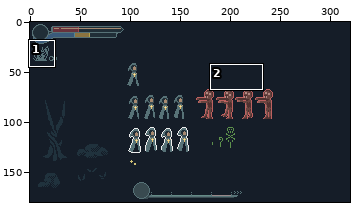
Edited in one commit: pixel-art file (Assets/Resources/Player/design.aseprite). Above, an overview of the earlier version with the close-up marked.
Close-up. The starting point:
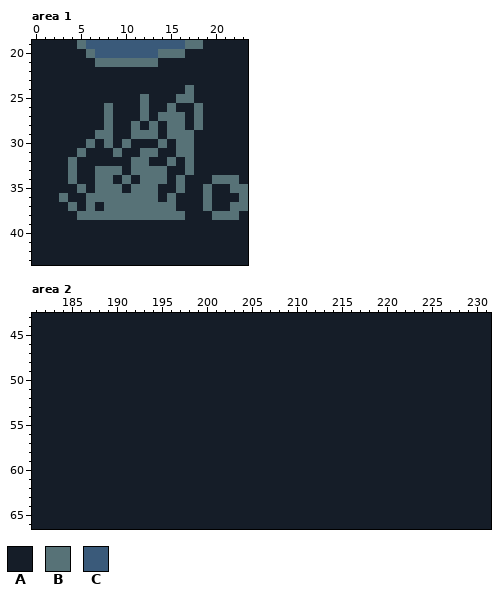
320x180 pixels, 1 frame. Shown: area 1: x 0..23, y 19..43; area 2: x 181..231, y 43..66. The commit also changed other parts of the picture, which this record leaves out.
Visible layers, top first: "Layer 9", "Layer 10", "Layer 8", "Layer 7", "Layer 6", "Layer 2", "Layer 5", "Layer 11", "Layer 4", "Layer 3", "Layer 1".
Palette (. is transparent): A #151d28  B #577277  C #3a5a7a
Pixels before, area 1, first column x 0:
19 AAAAABCCCCCCCCCCCBBAAAAA
20 AAAAAABCCCCCCCBBBAAAAAAA
21 AAAAAAABBBBBBBAAAAAAAAAA
22 AAAAAAAAAAAAAAAAAAAAAAAA
23 AAAAAAAAAAAAAAAAAAAAAAAA
24 AAAAAAAAAAAAAAAAABAAAAAA
25 AAAAAAAAAAAABAAABBAAAAAA
26 AAAAAAAABAAABAABAABAAAAA
27 AAAAAAAABAAABABBBABAAAAA
28 AAAAAAAABAABABABBABAAAAA
29 AAAAAAABBAABBBABBBAAAAAA
30 AAAAAABABABAAABABBAAAAAA
31 AAAAABAAABAABBAABBAAAAAA
32 AAAABAAAAAABBAABABAAAAAA
33 AAAABAABBBABBBBAABAAAAAA
34 AAAABAABBABABBBABAAABBBA
35 AAAAABABBBABBBAABAABAABB
36 AAABAABBBBBBBBABAAABAAAB
37 AAAABABABBBBBBBBAAABAABB
38 AAAAABBBBBBBBBBBBAAABBBA
39 AAAAAAAAAAAAAAAAAAAAAAAA
40 AAAAAAAAAAAAAAAAAAAAAAAA
41 AAAAAAAAAAAAAAAAAAAAAAAA
42 AAAAAAAAAAAAAAAAAAAAAAAA
43 AAAAAAAAAAAAAAAAAAAAAAAA
Pixels before, area 2, first column x 181:
43 AAAAAAAAAAAAAAAAAAAAAAAAAAAAAAAAAAAAAAAAAAAAAAAAAAA
44 AAAAAAAAAAAAAAAAAAAAAAAAAAAAAAAAAAAAAAAAAAAAAAAAAAA
45 AAAAAAAAAAAAAAAAAAAAAAAAAAAAAAAAAAAAAAAAAAAAAAAAAAA
46 AAAAAAAAAAAAAAAAAAAAAAAAAAAAAAAAAAAAAAAAAAAAAAAAAAA
47 AAAAAAAAAAAAAAAAAAAAAAAAAAAAAAAAAAAAAAAAAAAAAAAAAAA
48 AAAAAAAAAAAAAAAAAAAAAAAAAAAAAAAAAAAAAAAAAAAAAAAAAAA
49 AAAAAAAAAAAAAAAAAAAAAAAAAAAAAAAAAAAAAAAAAAAAAAAAAAA
50 AAAAAAAAAAAAAAAAAAAAAAAAAAAAAAAAAAAAAAAAAAAAAAAAAAA
51 AAAAAAAAAAAAAAAAAAAAAAAAAAAAAAAAAAAAAAAAAAAAAAAAAAA
52 AAAAAAAAAAAAAAAAAAAAAAAAAAAAAAAAAAAAAAAAAAAAAAAAAAA
53 AAAAAAAAAAAAAAAAAAAAAAAAAAAAAAAAAAAAAAAAAAAAAAAAAAA
54 AAAAAAAAAAAAAAAAAAAAAAAAAAAAAAAAAAAAAAAAAAAAAAAAAAA
55 AAAAAAAAAAAAAAAAAAAAAAAAAAAAAAAAAAAAAAAAAAAAAAAAAAA
56 AAAAAAAAAAAAAAAAAAAAAAAAAAAAAAAAAAAAAAAAAAAAAAAAAAA
57 AAAAAAAAAAAAAAAAAAAAAAAAAAAAAAAAAAAAAAAAAAAAAAAAAAA
58 AAAAAAAAAAAAAAAAAAAAAAAAAAAAAAAAAAAAAAAAAAAAAAAAAAA
59 AAAAAAAAAAAAAAAAAAAAAAAAAAAAAAAAAAAAAAAAAAAAAAAAAAA
60 AAAAAAAAAAAAAAAAAAAAAAAAAAAAAAAAAAAAAAAAAAAAAAAAAAA
61 AAAAAAAAAAAAAAAAAAAAAAAAAAAAAAAAAAAAAAAAAAAAAAAAAAA
62 AAAAAAAAAAAAAAAAAAAAAAAAAAAAAAAAAAAAAAAAAAAAAAAAAAA
63 AAAAAAAAAAAAAAAAAAAAAAAAAAAAAAAAAAAAAAAAAAAAAAAAAAA
64 AAAAAAAAAAAAAAAAAAAAAAAAAAAAAAAAAAAAAAAAAAAAAAAAAAA
65 AAAAAAAAAAAAAAAAAAAAAAAAAAAAAAAAAAAAAAAAAAAAAAAAAAA
66 AAAAAAAAAAAAAAAAAAAAAAAAAAAAAAAAAAAAAAAAAAAAAAAAAAA
New version:
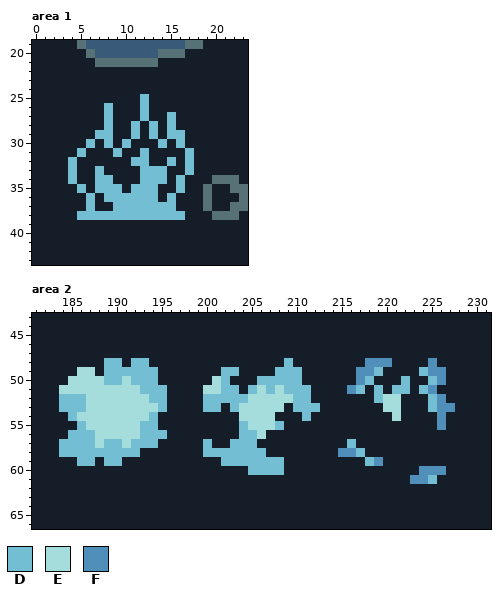
Colours new in this view: D #73bed3  E #a4dddb  F #4f8fba
Changes in this commit:
layer "hy" added
layer "Layer 13" added
layer "Layer 6" removed
layer "Layer 7" removed
Area 1:
Colour B gives way to colour A in row 24 at x 17; in row 25 at x 16 to 17; in row 26 at x 15 and 18; in row 27 at x 14, 16 and 18; in row 28 at x 16 and 18; in row 29 at x 12 and 17.
Colour B gives way to colour A in row 30 at x 17; in row 31 at x 13 and 16; in row 33 at x 8 to 9 and 11; in row 34 at x 10; in row 36 at x 3 and 7; in row 37 at x 4 and 8.
Colour B gives way to colour D in row 25 at x 12; in row 26 at x 8 and 12; in row 27 at x 8, 12 and 15; in row 28 at x 8, 11, 13 and 15; in row 29 at x 7 to 8, 11, 13 and 15 to 16; in row 30 at x 6, 8, 10, 14 and 16.
Colour B gives way to colour D in row 31 at x 5, 9, 12 and 17; in row 32 at x 4, 11 to 12, 15 and 17; in row 33 at x 4, 7, 12 to 14 and 17; in row 34 at x 4, 7 to 8, 12 to 14 and 16; in row 35 at x 5, 7 to 9, 11 to 13 and 16; in row 36 at x 6, 8 to 13 and 15.
Colour B gives way to colour D in row 37 at x 6 and 9 to 15; in row 38 at x 5 to 16.
Area 2, layer "Layer 13":
Colour A gives way to colour D in row 48 at x 189 to 190, 192 to 193 and 209; in row 49 at x 189 to 194, 202 to 203, 208 to 210, 219 and 224; in row 50 at x 189 to 190, 192 to 194, 202, 206 to 210, 218, 222 and 225; in row 51 at x 193 to 195, 202 to 203, 205, 207, 209 to 211, 217, 219, 221 to 222 and 224; in row 52 at x 184 to 186, 194 to 195, 200 to 204, 210 to 211, 219 and 225; in row 53 at x 184 to 186, 195, 200 to 201, 203, 210 to 212 and 225.
Colour A gives way to colour D in row 54 at x 185, 194 and 211; in row 55 at x 186, 193 to 194, 204 and 208; in row 56 at x 185 to 187, 193 to 195 and 204 to 205; in row 57 at x 184 to 187, 189 to 190, 192 to 194, 200, 203 to 205 and 216; in row 58 at x 184 to 192, 200 to 206 and 217; in row 59 at x 186 to 187, 189 to 190, 202 to 208 and 218.
Colour A gives way to colour D in row 60 at x 205 to 208; in row 61 at x 225.
Colour A gives way to colour E in row 49 at x 186 to 187; in row 50 at x 185 to 188, 191 and 201; in row 51 at x 184 to 192, 200 to 201, 206 and 208; in row 52 at x 187 to 193, 205 to 209 and 220 to 221; in row 53 at x 187 to 194, 204 to 208 and 220 to 221; in row 54 at x 186 to 193, 204 to 207 and 221.
Colour A gives way to colour E in row 55 at x 187 to 192 and 205 to 207; in row 56 at x 188 to 192 and 206; in row 57 at x 188 and 191.
Colour A gives way to colour F in row 48 at x 218 to 220 and 225; in row 49 at x 217 to 218 and 225 to 226; in row 50 at x 217 and 226; in row 51 at x 216 and 225; in row 52 at x 226; in row 53 at x 226 to 227.
Colour A gives way to colour F in rows 54 to 55 at x 226; in row 58 at x 215 to 216; in row 59 at x 219; in row 60 at x 224 to 226; in row 61 at x 223 to 224.
